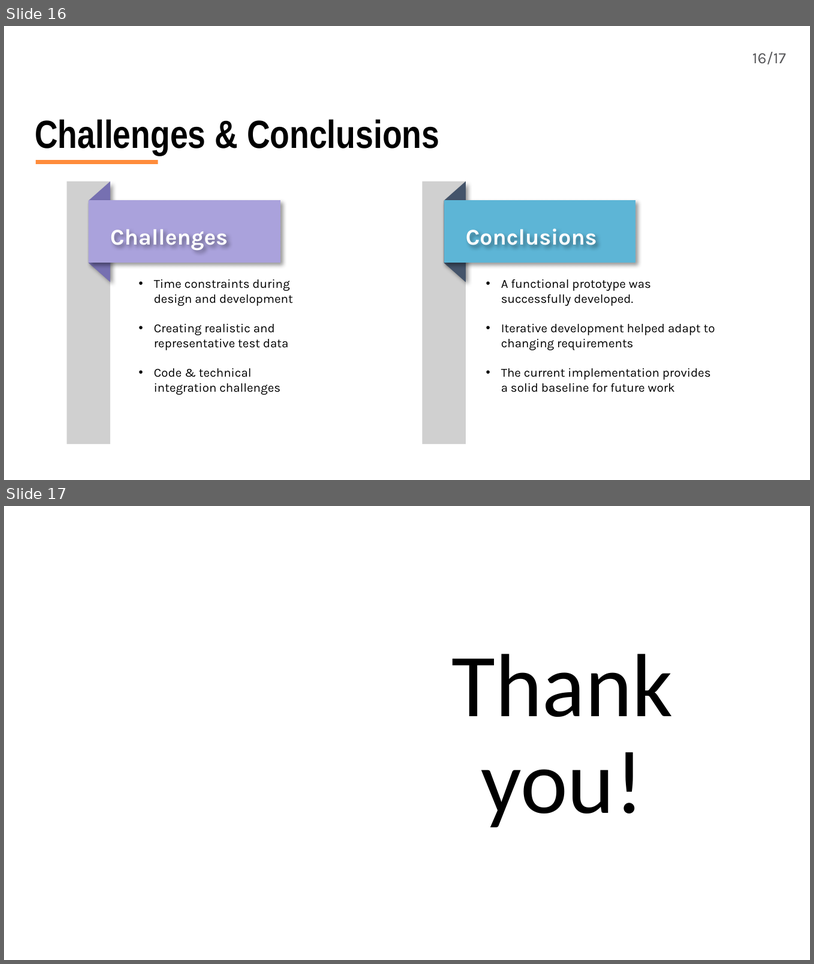
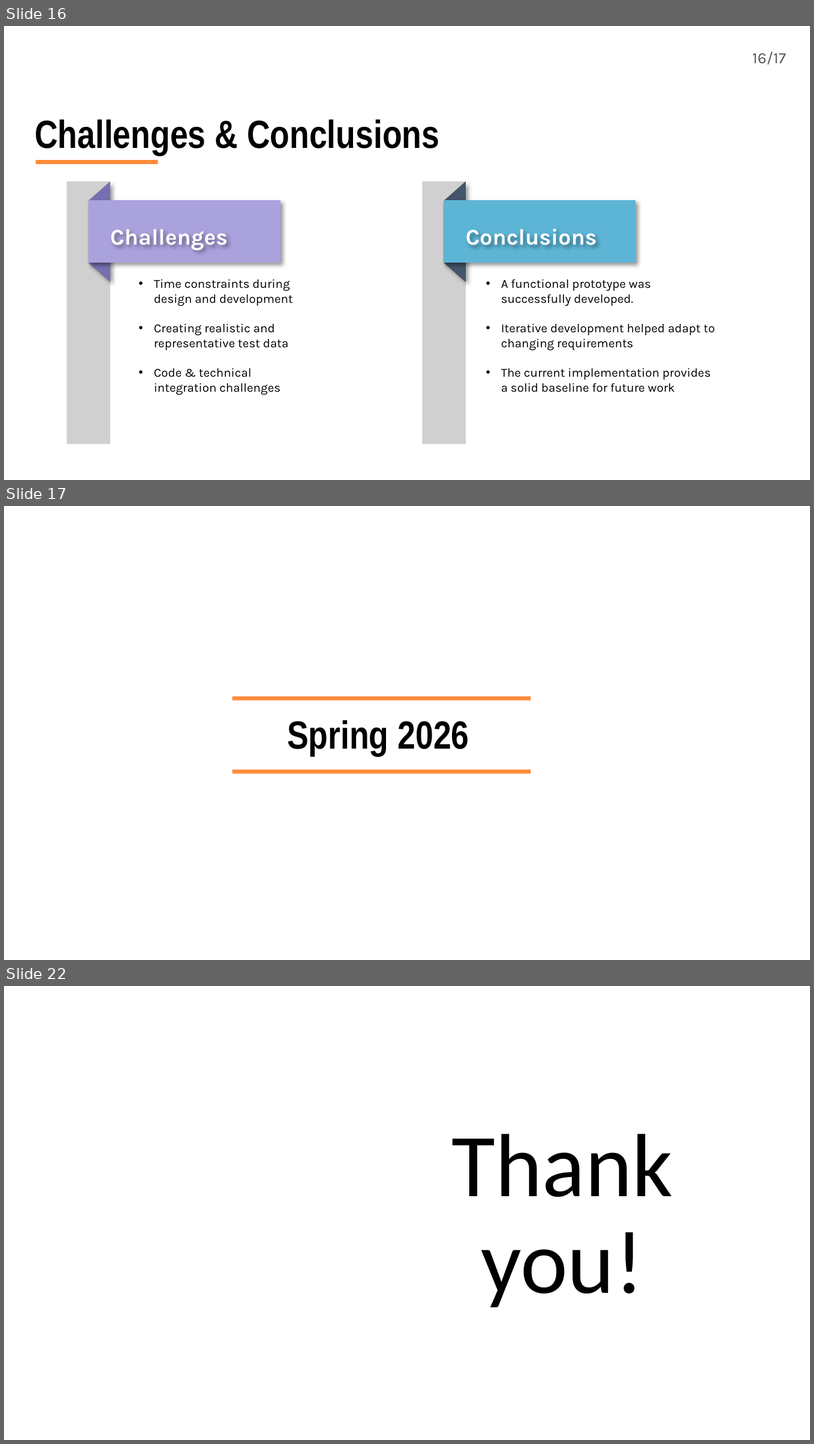
Before and after one commit to JeedaKotob/courseGenie, a slide deck: Fall2025/Deliverable3/Presentation/Deliverabe3_PPT_CourseGenie+.pptx. Shown one above the other, each under a label of ours: slides 16 and 17 before the commit, slides 16, 17 and 22 after it; the slides between them are not shown. The pictures are 814x964 and 814x1444 pixels, drawn with LibreOffice and Linux fonts; fonts in the diff are those of the drawing; grey boxes stand for pictures; background and template pictures are left out. Boxes give left, top, right and bottom in pixels: in the first picture for what was removed or moved away, otherwise in the second. Text is boxed around its words. In the diff, an @@ line names an element or a change of style, - is before the commit and + after.

```diff
--- a/Fall2025/Deliverable3/Presentation/Deliverabe3_PPT_CourseGenie+.pptx
+++ b/Fall2025/Deliverable3/Presentation/Deliverabe3_PPT_CourseGenie+.pptx
@@ slide 17 added at (x1=4, y1=506, x2=810, y2=960), background picture (left out) @@
@@ rectangle added at (x1=232, y1=696, x2=531, y2=700), fill #FF8C3B @@
@@ text added at (x1=287, y1=720, x2=470, y2=756), 35 pt, text #000000, bold @@
+Spring 2026
@@ rectangle added at (x1=232, y1=769, x2=531, y2=774), fill #FF8C3B @@
@@ what was slide 17 is now slide 22 @@
```
Also in this commit, not shown: 4 other slides added, 11 other files.
